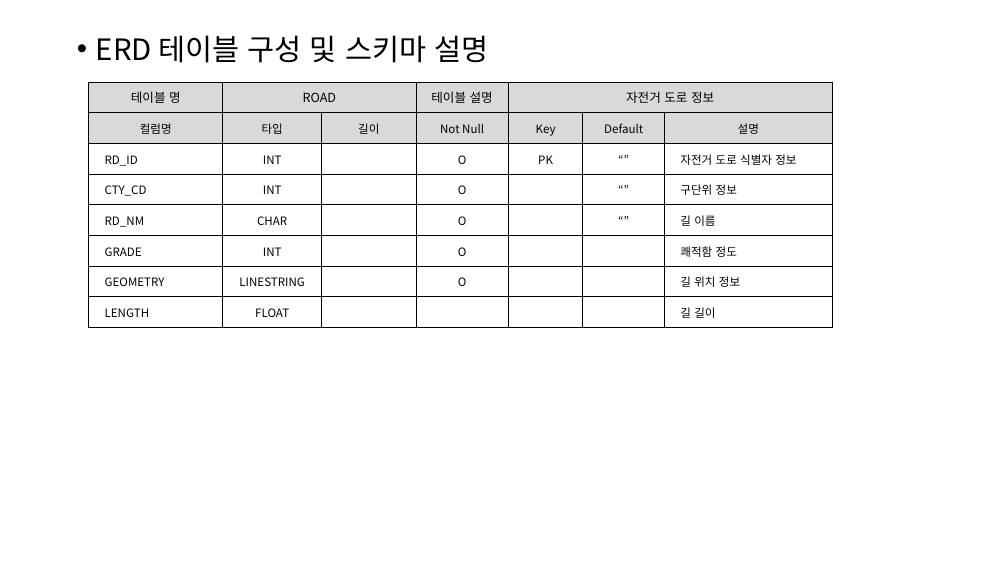
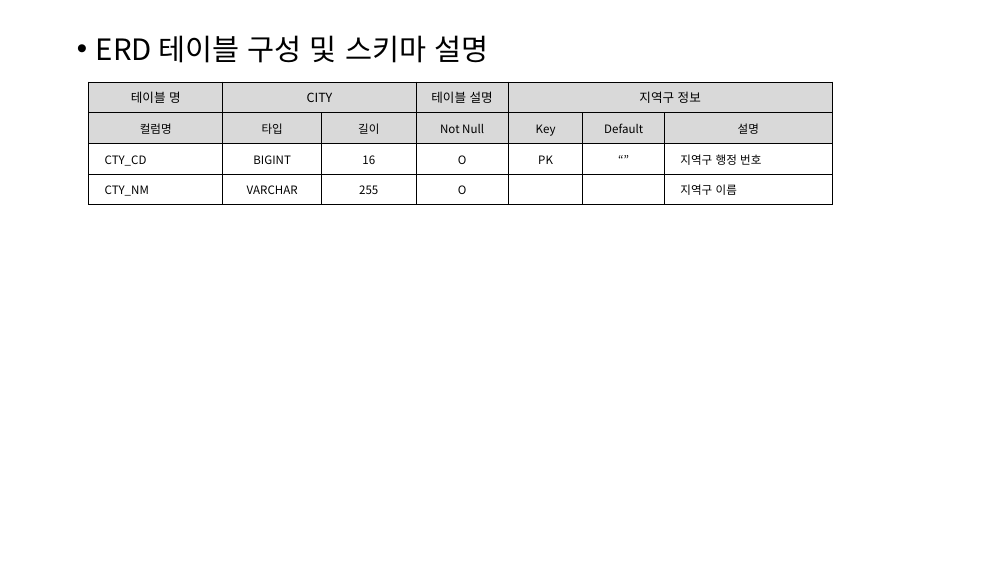
Before and after one commit to hahahahohohoho/mini_project, a slide deck: slide 36 of 빅데이터프로젝트계획서 (1).pptx (slide 30 before the commit). Drawn at 1008x567 pixels with LibreOffice and Linux fonts; fonts in the diff are those of the drawing. Boxes give left, top, right and bottom in pixels: in the first picture for what was removed or moved away, otherwise in the second. Text is boxed around its words. In the diff, an @@ line names an element or a change of style, - is before the commit and + after.

```diff
--- a/빅데이터프로젝트계획서 (1).pptx
+++ b/빅데이터프로젝트계획서 (1).pptx
@@ table at [88, 82, 833, 205] @@
-row 1, column 2: ROAD
+row 1, column 2: CITY
-row 1, column 5: 자전거 도로 정보
+row 1, column 5: 지역구 정보
-row 3: RD_ID | INT |  | O | PK | “” | 자전거 도로 식별자 정보
-row 4: CTY_CD | INT |  | O |  | “” | 구단위 정보
-row 5: RD_NM | CHAR |  | O |  | “” | 길 이름
-row 6: GRADE | INT |  | O |  |  | 쾌적함 정도
-row 7: GEOMETRY | LINESTRING |  | O |  |  | 길 위치 정보
-row 8: LENGTH | FLOAT |  |  |  |  | 길 길이
+row 3: CTY_CD | BIGINT | 16 | O | PK | “” | 지역구 행정 번호
+row 4: CTY_NM | VARCHAR | 255 | O |  |  | 지역구 이름
```
Also in this commit, not shown: 13 other slides changed, 4 slides added, 11 other files.
